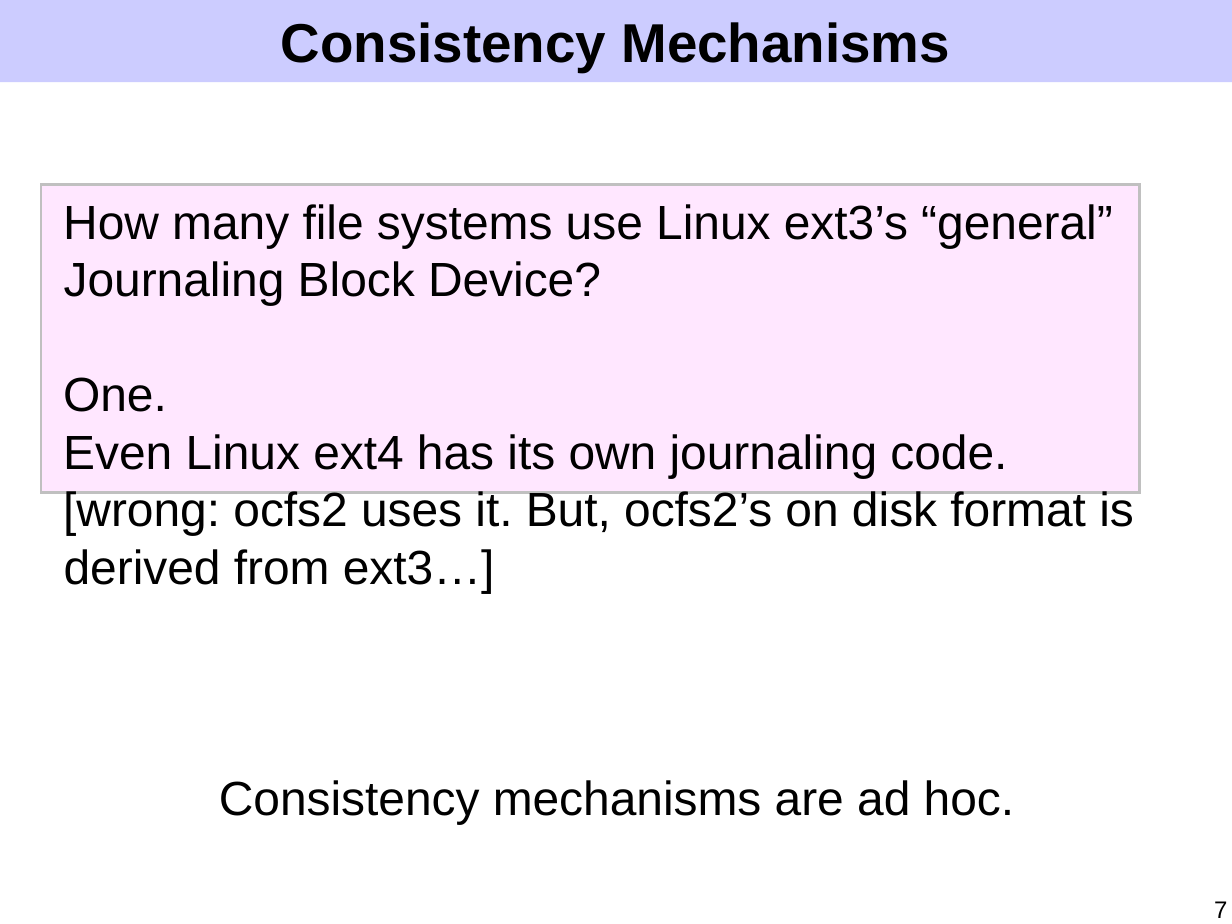
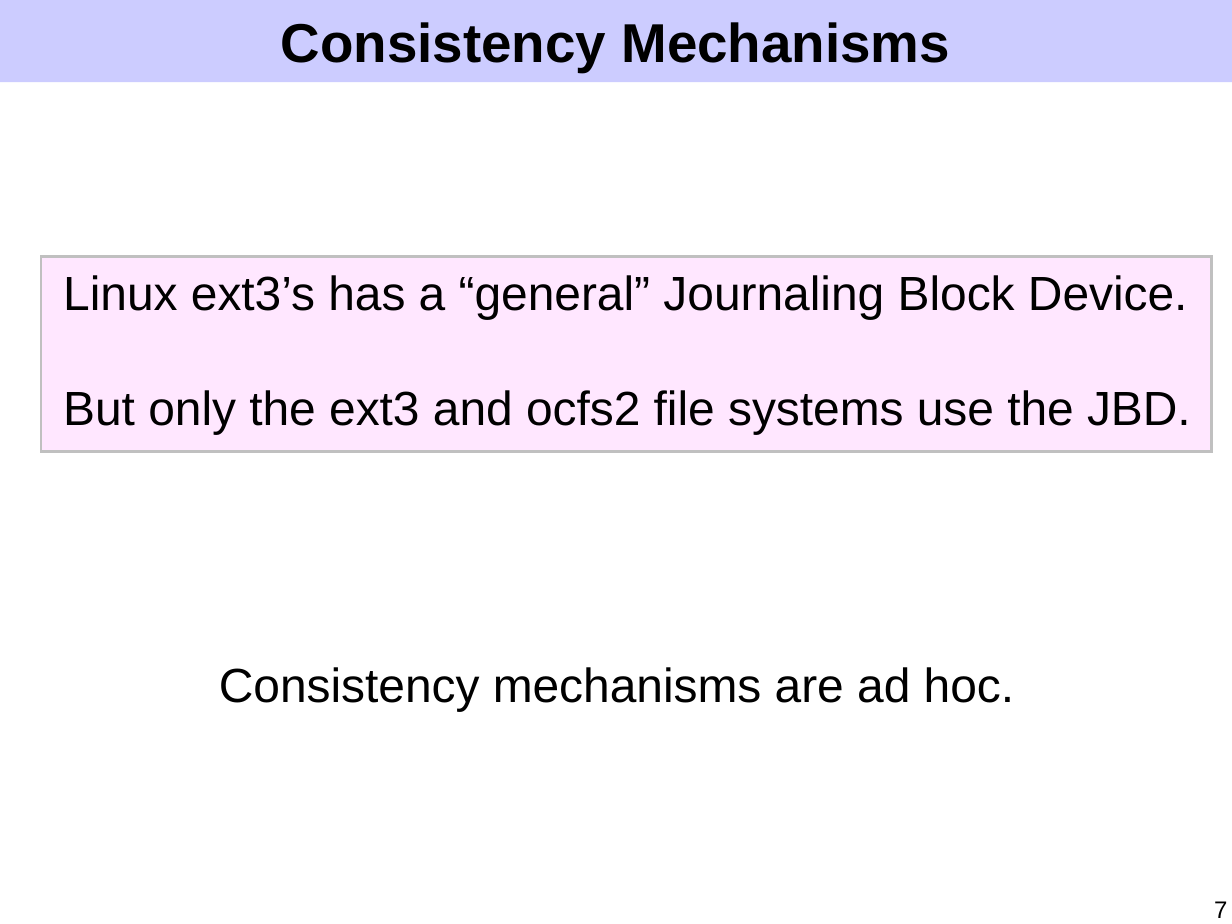
Before and after one commit to ucla-readable/fstitch-doc, a slide deck: slide 7 of sosp/pres.ppt. Drawn at 1232x924 pixels with LibreOffice and Linux fonts; fonts in the diff are those of the drawing. Boxes give left, top, right and bottom in pixels: in the first picture for what was removed or moved away, otherwise in the second. Text is boxed around its words. In the diff, an @@ line names an element or a change of style, - is before the commit and + after.

```diff
--- a/sosp/pres.ppt
+++ b/sosp/pres.ppt
@@ text removed at (63, 204, 1134, 593) @@
-How many file systems use Linux ext3’s “general” Journaling Block Device?
-One.
-Even Linux ext4 has its own journaling code.
-[wrong: ocfs2 uses it. But, ocfs2’s on disk format is derived from ext3…]
@@ rectangle: place and size @@
-rectangle at (41, 185, 1140, 493)
+rectangle at (41, 256, 1211, 451)
@@ text added at (63, 275, 1191, 435), 28 pt, text #000000 @@
+Linux ext3’s has a “general” Journaling Block Device.
+But only the ext3 and ocfs2 file systems use the JBD.
@@ text "Consistency mechanisms are ad hoc.": place and size @@
-text "Consistency mechanisms are ad hoc." at (219, 780, 1014, 824)
+text "Consistency mechanisms are ad hoc." at (219, 667, 1014, 712)
```
Also in this commit, not shown: 12 other slides changed, 4 slides added, 3 slides removed.
